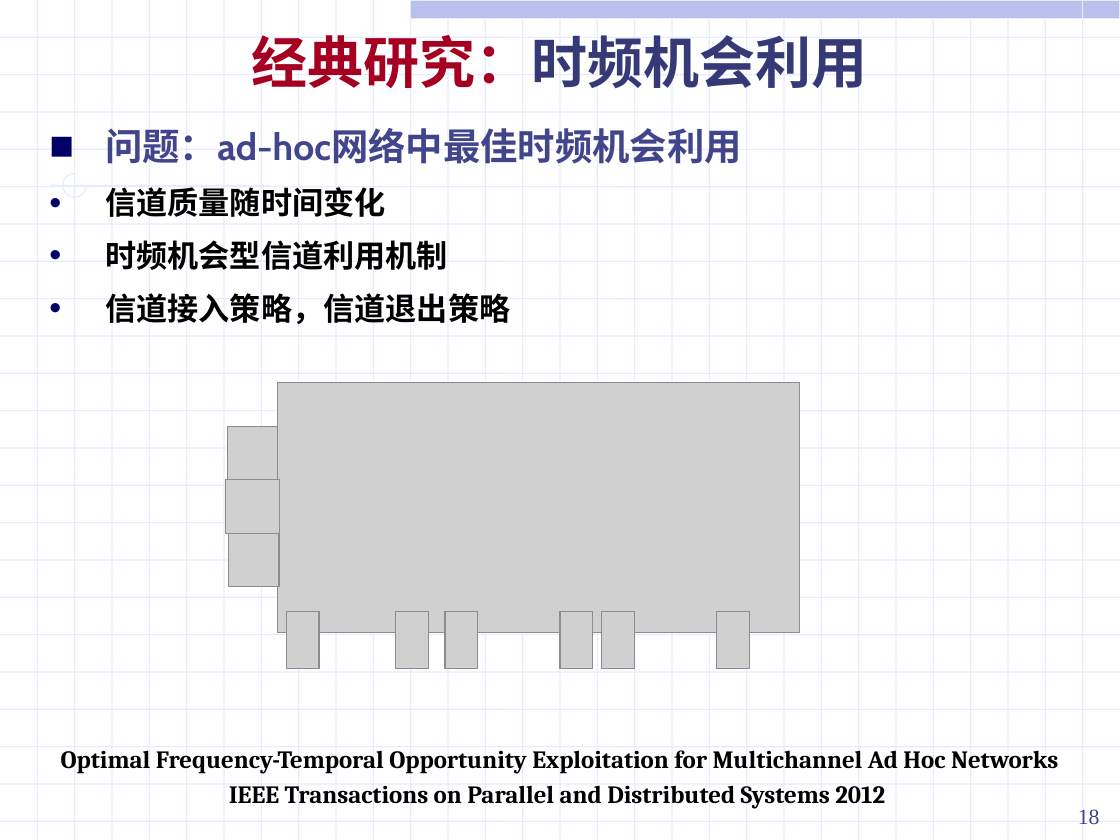
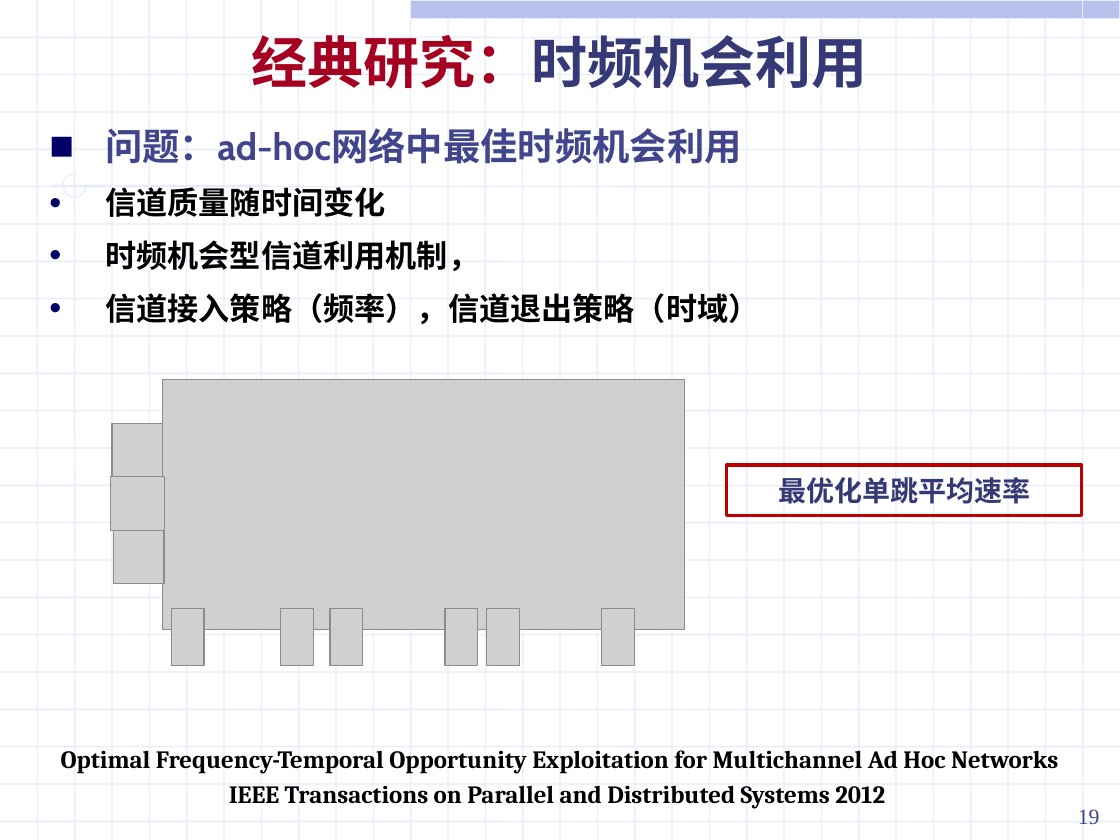
Before and after one commit to ssheroes/hello-world, a slide deck: slide 19 of 战术网频谱共享调研 (2).pptx (slide 18 before the commit). Drawn at 1120x840 pixels with LibreOffice and Linux fonts; fonts in the diff are those of the drawing; grey boxes stand for pictures. Boxes give left, top, right and bottom in pixels: in the first picture for what was removed or moved away, otherwise in the second. Text is boxed around its words. In the diff, an @@ line names an element or a change of style, - is before the commit and + after.

```diff
--- a/战术网频谱共享调研 (2).pptx
+++ b/战术网频谱共享调研 (2).pptx
@@ text at bbox=[105, 240, 759, 324]: text changed @@
-• 时频机会型信道利用机制
-• 信道接入策略，信道退出策略
+• 时频机会型信道利用机制，
+• 信道接入策略（频率），信道退出策略（时域）
@@ picture: place and size @@
-picture at bbox=[278, 383, 800, 633]
+picture at bbox=[162, 380, 684, 629]
@@ picture added at bbox=[112, 423, 162, 477] @@
@@ picture removed at bbox=[227, 427, 278, 480] @@
@@ picture added at bbox=[111, 477, 165, 531] @@
@@ picture removed at bbox=[226, 479, 280, 533] @@
@@ rectangle added at bbox=[727, 465, 1082, 515], outline #C00000 2.25 pt, 18 pt, text #353A77, bold @@
+最优化单跳平均速率
@@ picture added at bbox=[113, 530, 164, 584] @@
@@ picture removed at bbox=[228, 533, 279, 587] @@
@@ picture added at bbox=[171, 608, 204, 665] @@
@@ picture: place and size @@
-picture at bbox=[287, 612, 319, 669]
+picture at bbox=[281, 608, 314, 665]
@@ picture added at bbox=[330, 608, 363, 665] @@
@@ picture removed at bbox=[395, 612, 428, 669] @@
@@ picture: place and size @@
-picture at bbox=[445, 612, 477, 669]
+picture at bbox=[445, 608, 477, 665]
@@ picture added at bbox=[487, 608, 520, 665] @@
@@ picture removed at bbox=[560, 612, 592, 669] @@
@@ picture: place and size @@
-picture at bbox=[601, 612, 634, 669]
+picture at bbox=[601, 608, 634, 665]
@@ picture removed at bbox=[717, 612, 749, 669] @@
@@ page number at bbox=[1078, 809, 1100, 824]: text changed @@
-18
+19
```
Also in this commit, not shown: 8 other slides changed, 10 slides added.
